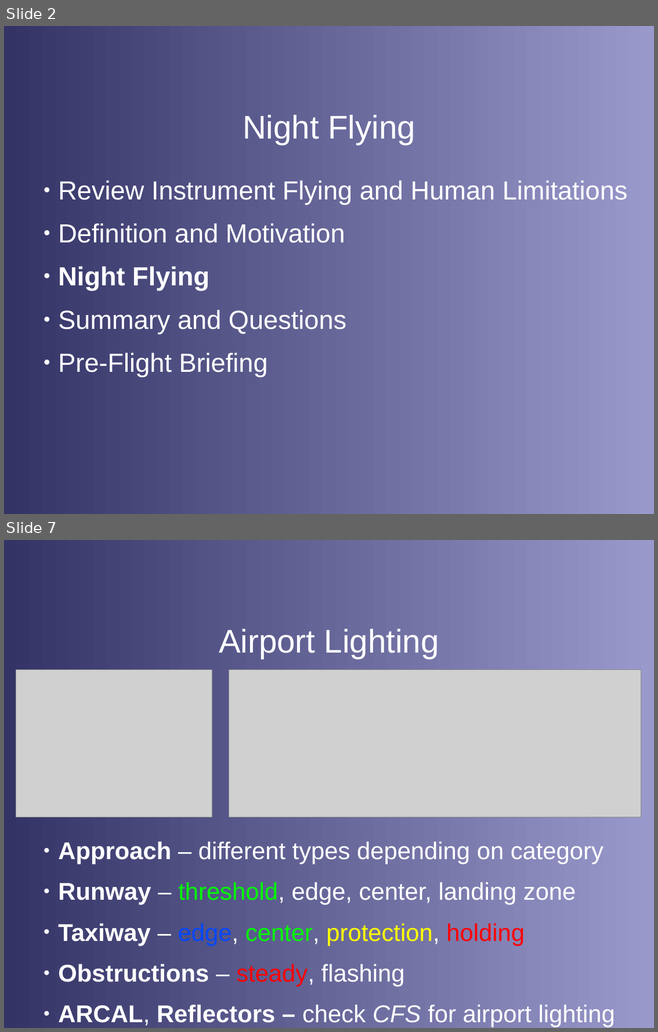
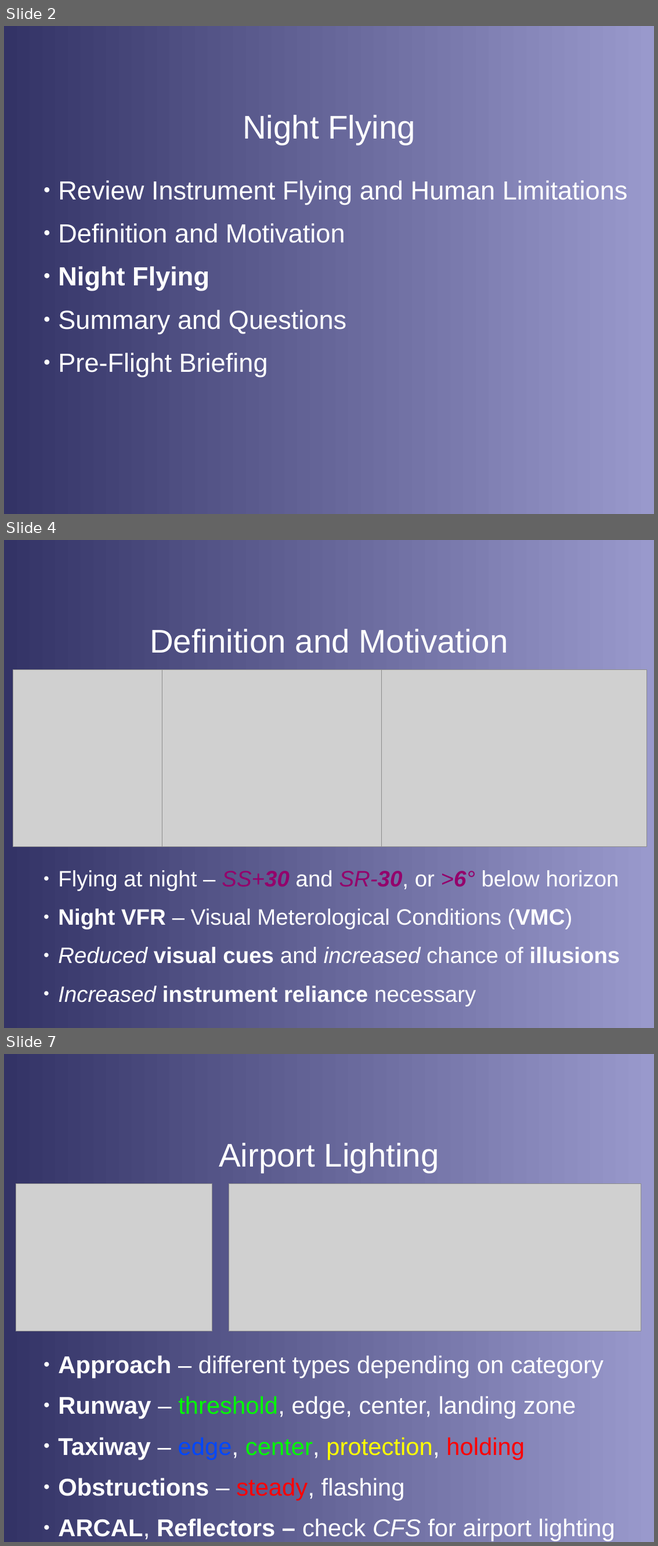
Before and after one commit to stephanheinemann/flight, a slide deck: FI/NightFlying/NightFlying.odp. Shown one above the other, each under a label of ours: slides 2 and 7 before the commit, slides 2, 4 and 7 after it; the slides between them are not shown. The pictures are 658x1032 and 658x1546 pixels, drawn with LibreOffice and Linux fonts; fonts in the diff are those of the drawing; grey boxes stand for pictures; background and template pictures are left out. Boxes give left, top, right and bottom in pixels: in the first picture for what was removed or moved away, otherwise in the second. Text is boxed around its words. In the diff, an @@ line names an element or a change of style, - is before the commit and + after.

Commit message:
extended night flying presenation

```diff
--- a/FI/NightFlying/NightFlying.odp
+++ b/FI/NightFlying/NightFlying.odp
@@ slide 4 added at <box>4,540,654,1028</box>, background gradient #333366 to #9999CC @@
@@ title added at <box>150,629,508,653</box>, 40 pt, text #FFFFFF @@
+Definition and Motivation
@@ picture added at <box>13,670,169,846</box> @@
@@ picture added at <box>162,670,399,846</box> @@
@@ picture added at <box>381,670,647,846</box> @@
@@ text added at <box>58,870,620,1006</box>, 27.2 pt, text #FFFFFF @@
+● Flying at night – SS+30 and SR-30, or >6° below horizon
+● Night VFR – Visual Meterological Conditions (VMC)
+● Reduced visual cues and increased chance of illusions
+● Increased instrument reliance necessary
```
Also in this commit, not shown: 6 slides changed, 1 other slide added, 2 slides removed, 10 other files.
